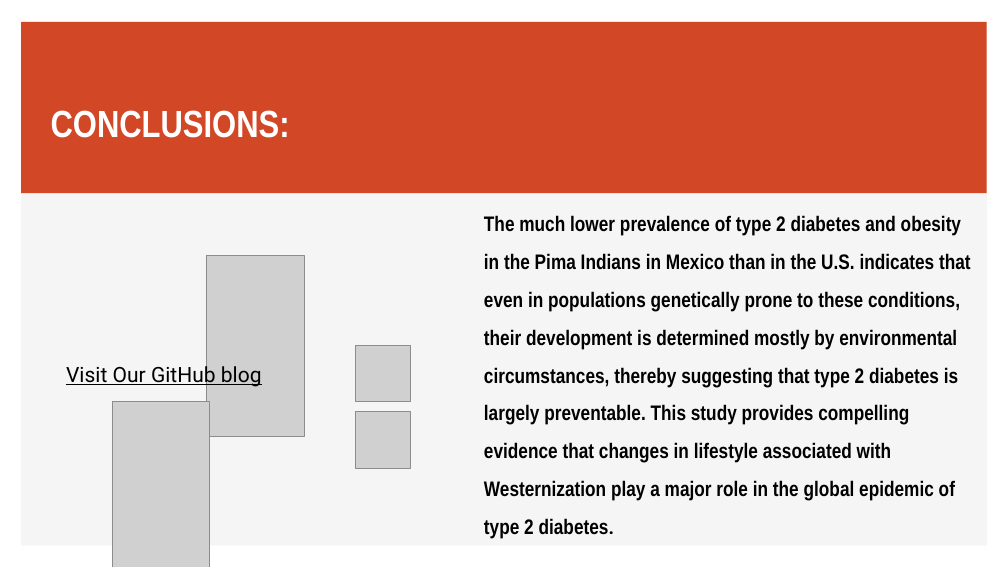
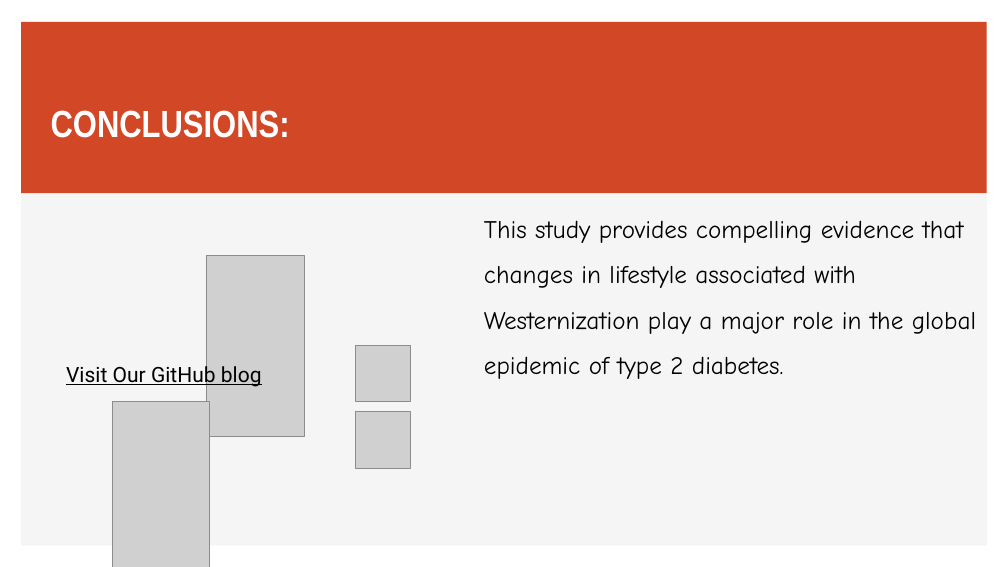
Before and after one commit to efreier12/Final-Project, a slide deck: slide 17 of Pima Indian Diabetes ( Final Project).ppt. Drawn at 1008x567 pixels with LibreOffice and Linux fonts; fonts in the diff are those of the drawing; grey boxes stand for pictures. Boxes give left, top, right and bottom in pixels: in the first picture for what was removed or moved away, otherwise in the second. Text is boxed around its words. In the diff, an @@ line names an element or a change of style, - is before the commit and + after.

```diff
--- a/Pima Indian Diabetes ( Final Project).ppt
+++ b/Pima Indian Diabetes ( Final Project).ppt
@@ text at [484, 220, 976, 379]: text changed; size 20 to 24 pt; font Arial Narrow to Comic Neue; bold off @@
-The much lower prevalence of type 2 diabetes and obesity in the Pima Indians in Mexico than in the U.S. indicates that even in populations genetically prone to these conditions, their development is determined mostly by environmental circumstances, thereby suggesting that type 2 diabetes is largely preventable. This study provides compelling evidence that changes in lifestyle associated with Westernization play a major role in the global epidemic of type 2 diabetes.
+This study provides compelling evidence that changes in lifestyle associated with Westernization play a major role in the global epidemic of type 2 diabetes.
```
Also in this commit, not shown: 6 other slides changed.
